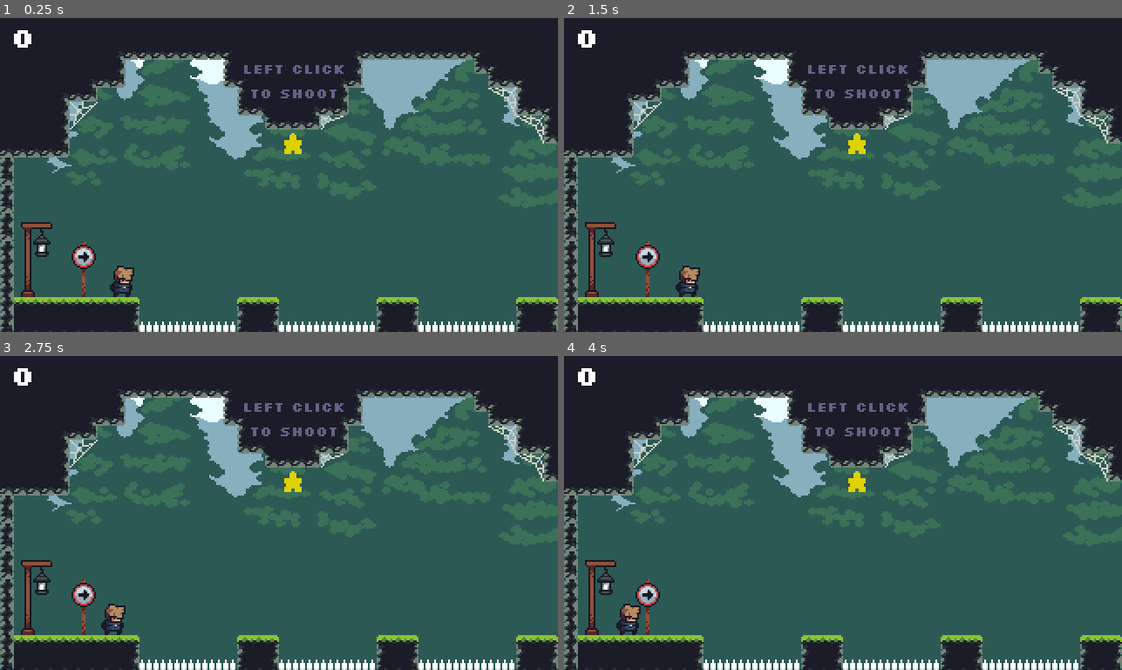
Above: before the commit, frames 1-4 (two rows, left to right).
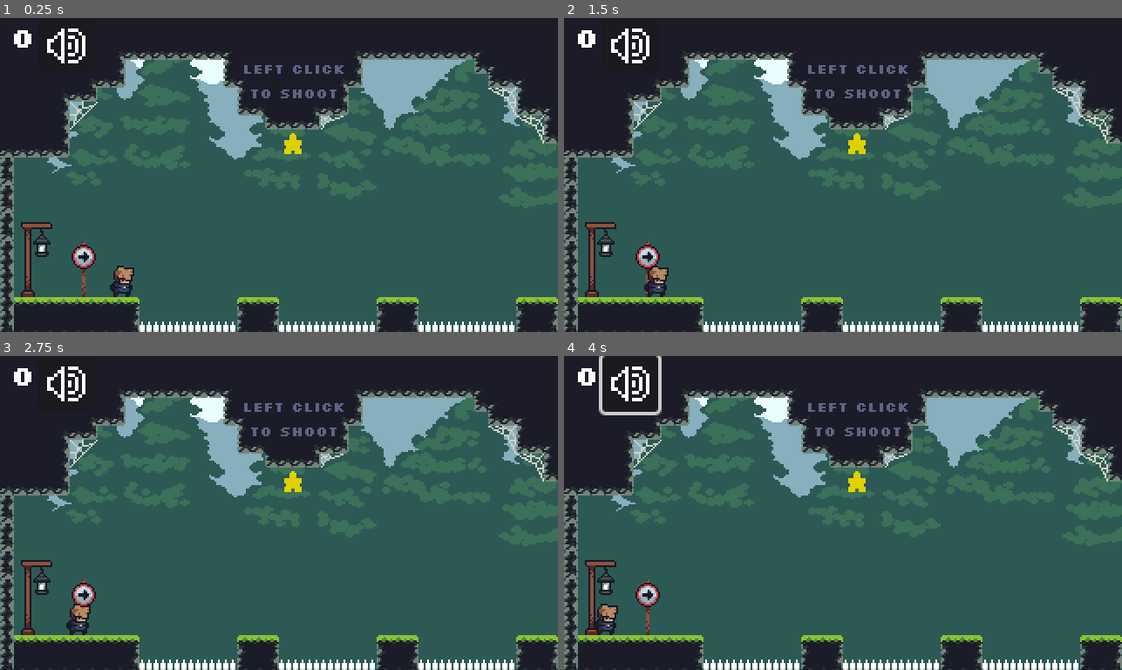
Above: after the commit, the same moments.

Repository: ItsHotdogFred/cannon-platformer
Game: Godot game, scene res://main.tscn
The game is run twice, just before and just after one commit, with the same random seed, the same clock (stepped at 60 frames per second) and the same inputs.
Inputs (mouse positions are in pixels of both pictures, inside the frame that each line leads up to):
- Up to frame 1 (0.25 s): no input
- Up to frame 2 (1.5 s): click (630, 46) at 0.52 s; tap Enter at 1.25 s; move the mouse to (965, 159) at 1.27 s; hold D (right) from 1.28 s (still down); click (965, 159) at 1.35 s
- Up to frame 3 (2.75 s): keep holding D (right); tap Up (up) at 1.52, 2.27 s; tap Enter at 2 s; move the mouse to (167, 528) at 2.02 s; tap Space (interaction) at 2.1 s; click (167, 528) at 2.3 s
- Up to frame 4 (4 s): tap Enter at 2.75, 3.5 s; move the mouse to (898, 443) at 2.77 s; release D (right) at 2.78 s; hold A (left) 2.78-3.53 s; click (898, 443) at 2.85 s; move the mouse to (815, 575) at 3.52 s; hold D (right) from 3.53 s (still down); click (815, 575) at 3.6 s; tap Up (up) at 3.77 s

The runs differ from the first frame. In frame 1, 0.3% of the frame differs, in the area x 8-16%, y 3-15%; in frame 2, 0.9%; in frame 3, 0.9%; in frame 4, 1.3%, in the area x 5-18%, y 0-89%.

Commit message:
Add mute toggle UI and ignore clicks on controls when firing.
Adds a screen-camera sound button with on/off icons, and skips cannon shots when the mouse is over a Control so the mute button does not launch the player.

Diff:
--- /dev/null
+++ b/icons/sound_off.svg
@@ -0,0 +1,3 @@
+<svg xmlns="http://www.w3.org/2000/svg" fill="#ffffff" viewBox="0 0 24 24">
+  <path d="M17 22h-2v-2h-2v-2h2V6h-2V4h2V2h2v20Zm-4-4h-2v-2h2v2ZM11 8v2H9v4h2v2H7V8h4Zm2 0h-2V6h2v2Z"/>
+</svg>
--- /dev/null
+++ b/icons/sound_on.svg
@@ -0,0 +1,3 @@
+<svg xmlns="http://www.w3.org/2000/svg" fill="#ffffff" viewBox="0 0 24 24">
+  <path d="M11 22H9v-2H7v-2h2V6H7V4h2V2h2v20Zm8 0h-6v-2h6v2Zm2-2h-2v-2h2v2ZM7 18H5v-2h2v2Zm10 0h-4v-2h4v2Zm6 0h-2V6h2v12ZM5 10H3v4h2v2H1V8h4v2Zm14 6h-2V8h2v8Zm-4-2h-2v-4h2v4ZM7 8H5V6h2v2Zm10 0h-4V6h4v2Zm4-2h-2V4h2v2Zm-2-2h-6V2h6v2Z"/>
+</svg>
--- a/main.tscn
+++ b/main.tscn
@@ -9,7 +9,9 @@
 [ext_resource type="Texture2D" uid="uid://b48lsa4ucxed3" path="res://Jumpstart Legacy/Parallax-Backgrounds/Forest/Layer_04.png" id="5_272bh"]
 [ext_resource type="AudioStream" uid="uid://icoapxm7cb08" path="res://audio/iron_ascent.ogg" id="5_dg77c"]
 [ext_resource type="Texture2D" uid="uid://day8mtawlvuop" path="res://Jumpstart Legacy/Parallax-Backgrounds/Forest/Layer_06.png" id="6_5vw27"]
+[ext_resource type="Script" uid="uid://bto1f0lrjepde" path="res://sound.gd" id="6_w48qg"]
 [ext_resource type="PackedScene" uid="uid://c8ce8iwriq0m3" path="res://Level_05.tscn" id="6_ycdy4"]
+[ext_resource type="Texture2D" uid="uid://bibuw7f70ifba" path="res://icons/sound_on.svg" id="7_vivmo"]
 [ext_resource type="PackedScene" uid="uid://yhivvoqo6exq" path="res://Level_02.tscn" id="8_5vw27"]
 [ext_resource type="PackedScene" uid="uid://dfnrfpy668v86" path="res://Level_03.tscn" id="8_kek77"]
 [ext_resource type="PackedScene" uid="uid://ct2ogpm6fi3m6" path="res://Level_04.tscn" id="9_kek77"]
@@ -36,6 +38,16 @@
 position = Vector2(-160, -90)
 stream = ExtResource("5_dg77c")
 autoplay = true
+
+[node name="Sound" type="Button" parent="ScreenCamera" unique_id=1426153752]
+z_index = 1
+texture_filter = 1
+offset_left = -138.0
+offset_top = -90.0
+offset_right = -106.0
+offset_bottom = -58.0
+icon = ExtResource("7_vivmo")
+script = ExtResource("6_w48qg")
 
 [node name="Player" parent="." unique_id=602816141 instance=ExtResource("1_0xm2m")]
 z_index = 5
@@ -111,3 +123,5 @@
 
 [node name="TileMapLayer2" parent="." unique_id=1466047648 instance=ExtResource("6_ycdy4")]
 position = Vector2(960, 0)
+
+[connection signal="pressed" from="ScreenCamera/Sound" to="ScreenCamera/Sound" method="_on_pressed"]
--- a/player.gd
+++ b/player.gd
@@ -36,7 +36,10 @@
 	# Fire: launch the player opposite the cursor (recoil). Each shot adds a
 	# fresh impulse to momentum instead of accumulating a never-decayed unit
 	# vector, which is what let old vertical momentum bleed into later shots.
-	if Input.is_action_just_pressed("shoot") and can_shoot:
+	# Skip fire if the click landed on UI (e.g. sound toggle) — Input still
+	# reports the action even when a Control already handled the event.
+	if Input.is_action_just_pressed("shoot") and can_shoot \
+			and get_viewport().gui_get_hovered_control() == null:
 		var mouse_pos = get_global_mouse_position()
 		var direction: Vector2 = (mouse_pos - global_position).normalized()
 		momentum += -direction * speed
--- /dev/null
+++ b/sound.gd
@@ -0,0 +1,19 @@
+extends Button
+
+const SOUND_ON = preload("uid://bibuw7f70ifba")
+const SOUND_OFF = preload("uid://dq1yst02klqce")
+
+@onready var audio_stream_player_2d: AudioStreamPlayer2D = $"../AudioStreamPlayer2D"
+@onready var sprite_2d: Sprite2D = $Sprite2D
+
+@export var sound : bool = true
+
+
+func _on_pressed() -> void:
+	sound = !sound
+	if sound:
+		audio_stream_player_2d.stream_paused = false
+		icon = SOUND_ON
+	else:
+		audio_stream_player_2d.stream_paused = true
+		icon = SOUND_OFF
Not shown, added: icons/sound_off.svg.import
Not shown, added: icons/sound_on.svg.import
Not shown, added: sound.gd.uid
